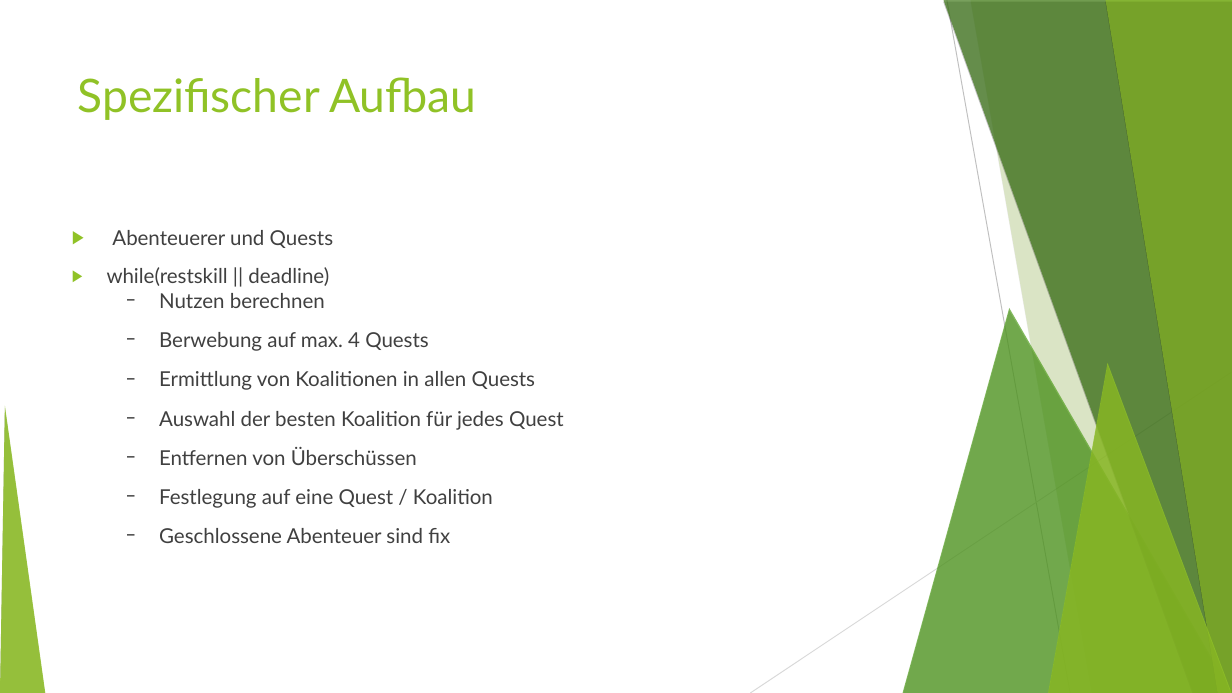
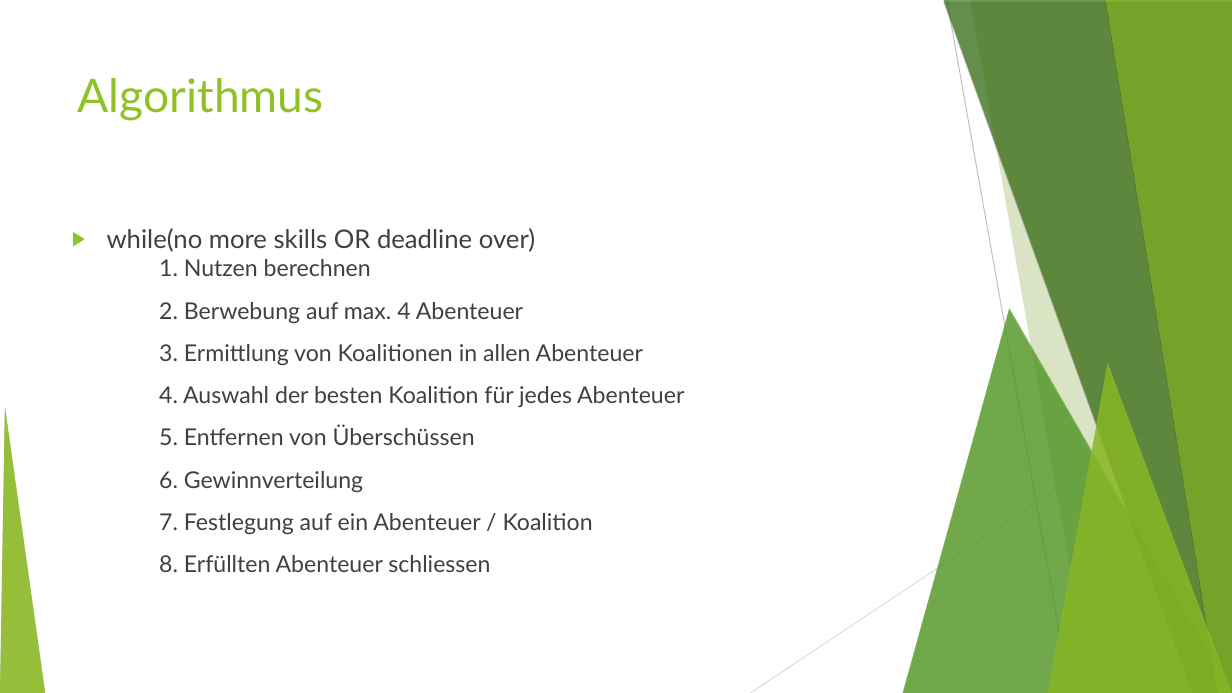
Before and after one commit to MFizz/AiF, a slide deck: slide 6 of Abschluss/alt.odp (slide 5 before the commit). Drawn at 1232x693 pixels with LibreOffice and Linux fonts; fonts in the diff are those of the drawing. Boxes give left, top, right and bottom in pixels: in the first picture for what was removed or moved away, otherwise in the second. Text is boxed around its words. In the diff, an @@ line names an element or a change of style, - is before the commit and + after.

```diff
--- a/Abschluss/alt.odp
+++ b/Abschluss/alt.odp
@@ title at (78,78,324,121): text changed @@
-Spezifischer Aufbau
+Algorithmus
@@ text at (107,228,684,572): text changed; size 16 to 18 pt @@
-▶ Abenteuerer und Quests
-▶ while(restskill || deadline)
-  − Nutzen berechnen
-  − Berwebung auf max. 4 Quests
-  − Ermittlung von Koalitionen in allen Quests
-  − Auswahl der besten Koalition für jedes Quest
-  − Entfernen von Überschüssen
-  − Festlegung auf eine Quest / Koalition
-  − Geschlossene Abenteuer sind fix
+▶ while(no more skills OR deadline over)
+  1. Nutzen berechnen
+  2. Berwebung auf max. 4 Abenteuer
+  3. Ermittlung von Koalitionen in allen Abenteuer
+  4. Auswahl der besten Koalition für jedes Abenteuer
+  5. Entfernen von Überschüssen
+  6. Gewinnverteilung
+  7. Festlegung auf ein Abenteuer / Koalition
+  8. Erfüllten Abenteuer schliessen
```
Also in this commit, not shown: 9 other slides changed, 6 slides added, 3 slides removed.
